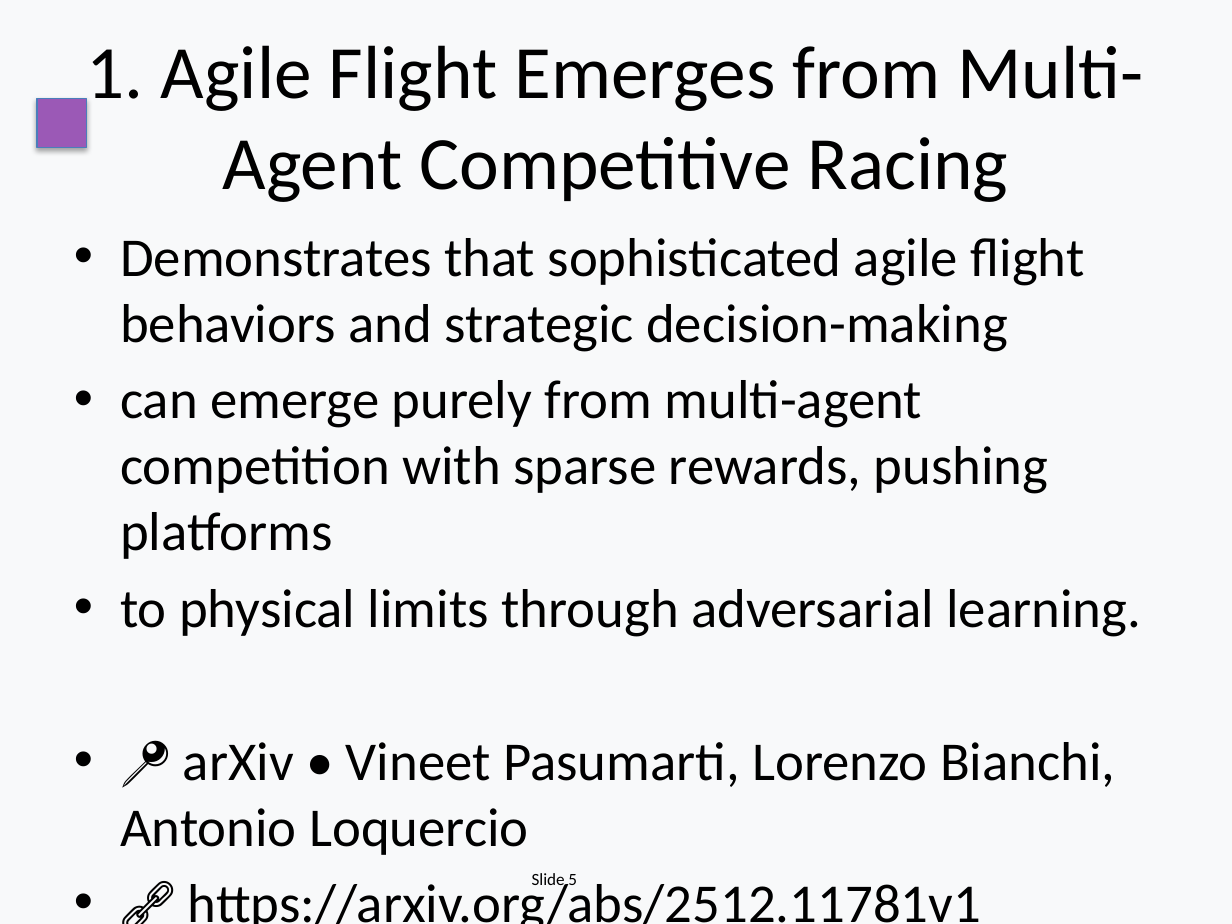
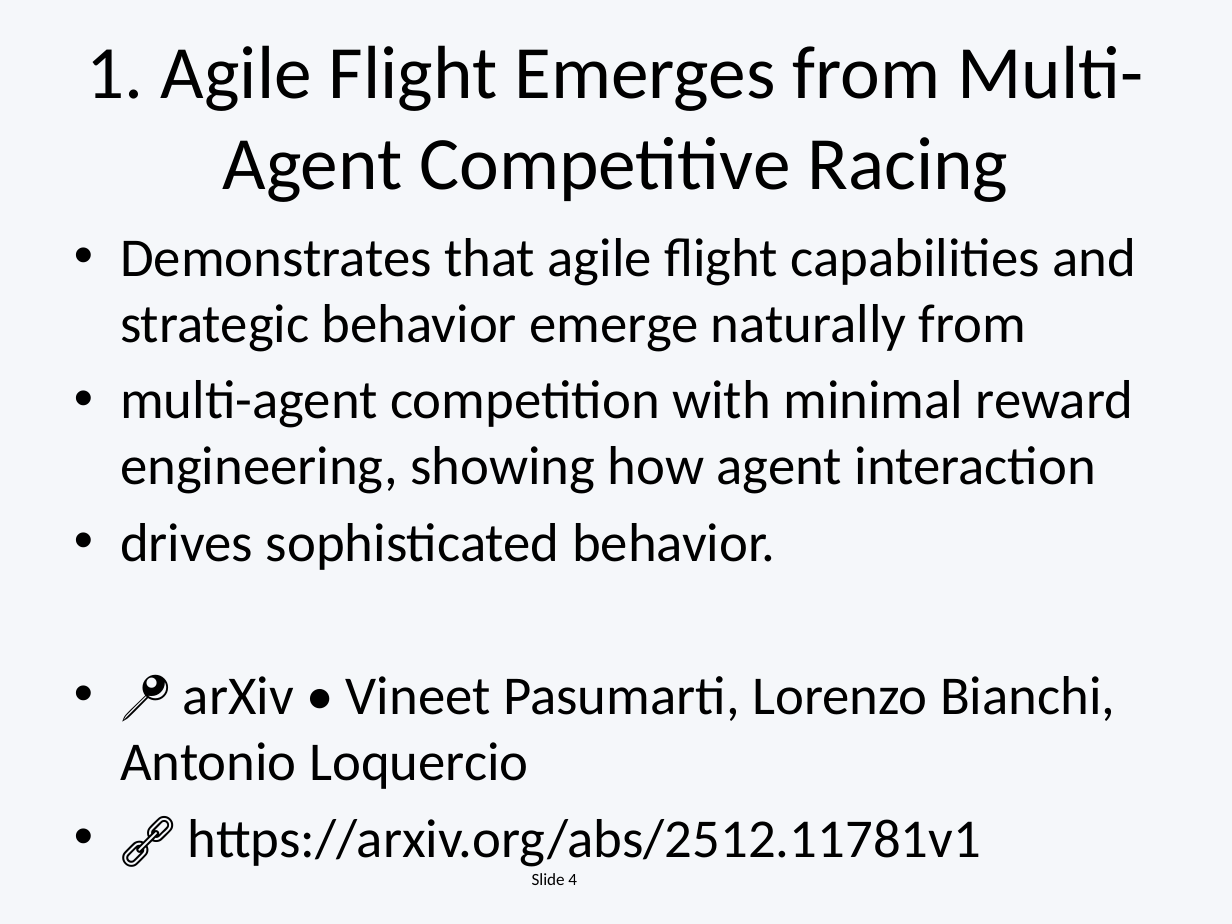
Before and after one commit to EiriniOr/ai-weekly-digest, a slide deck: slide 4 of AI_Weekly_2025-12-15.pptx (slide 5 before the commit). Drawn at 1232x924 pixels with LibreOffice and Linux fonts; fonts in the diff are those of the drawing. Boxes give left, top, right and bottom in pixels: in the first picture for what was removed or moved away, otherwise in the second. Text is boxed around its words. In the diff, an @@ line names an element or a change of style, - is before the commit and + after.

```diff
--- a/AI_Weekly_2025-12-15.pptx
+++ b/AI_Weekly_2025-12-15.pptx
@@ background #F8F9FA to #F5F7FA @@
@@ rectangle removed at (37,99,86,148) @@
@@ text at (120,238,1136,570): text changed @@
-• Demonstrates that sophisticated agile flight behaviors and strategic decision-making
-• can emerge purely from multi-agent competition with sparse rewards, pushing platforms
-• to physical limits through adversarial learning.
+• Demonstrates that agile flight capabilities and strategic behavior emerge naturally from
+• multi-agent competition with minimal reward engineering, showing how agent interaction
+• drives sophisticated behavior.
@@ text at (532,873,577,885): text changed @@
-Slide 5
+Slide 4
```
Also in this commit, not shown: 17 other slides changed, 7 slides added, 9 slides removed, 1 other file.
